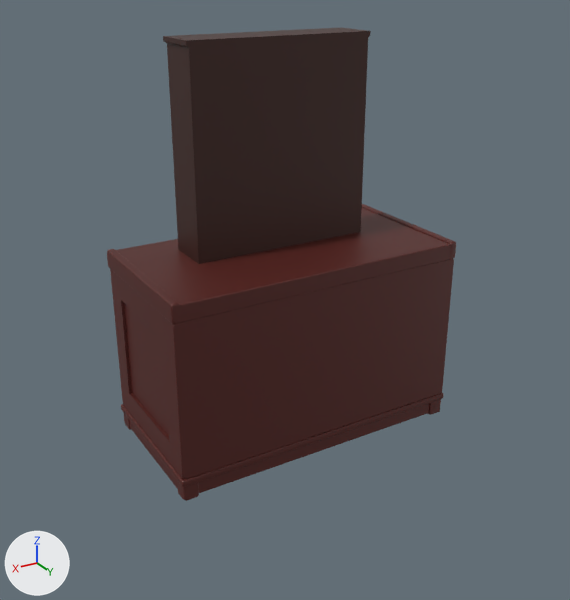
An edit to the Blender file training_guidance/Stage_I/sampling_stage/modelling/scene.blend, drawn before and after from the same camera.
Both versions are drawn from a 50 mm lens placed at (173.0, 289.0, 208.0), pointed at (6.0, 11.0, 69.0). Arrows for +X, +Y and +Z are at lower left; the lights stay in place. The picture after the commit comes second.

The older version as bpy lines, for what is in view:
```python
me_box_041 = bpy.data.meshes.new('Box.041')
me_box_041.from_pydata(...)  # 410 vertices, 380 faces; spans x -19.2..19.2, y -24.0..24.0, z -42.5..42.5
me_box_041.materials.append(mat_diffuse_chair)  # brown #6e2a18
me_cube_003 = bpy.data.meshes.new('Cube.003')
me_cube_003.from_pydata(...)  # 120 vertices, 110 faces; spans x -40.4..40.4, y -25.1..25.1, z -22.5..22.5
me_cube_003.materials.append(mat_diffuse_table)  # brown #5b1c02
me_cube_120 = bpy.data.meshes.new('Cube.120')
me_cube_120.from_pydata(...)  # 2991 vertices, 2855 faces; spans x -70.8..70.8, y -37.7..37.7, z -45.0..45.0
me_cube_120.materials.append(mat_diffuse_cabinet)  # dark red #541f19
ob_source_cabinet = bpy.data.objects.new('source_cabinet', me_cube_120)
ob_source_cabinet.location = (0.0, -1.4, 44.9)
ob_source_chair = bpy.data.objects.new('source_chair', me_box_041)
ob_source_chair.location = (-0.1, 2.7, 42.4)
ob_source_table = bpy.data.objects.new('source_table', me_cube_003)
ob_source_table.location = (0.0, 0.0, 22.5)
# also in view: 'source_shelf' at (0.0, -11.0, 90.0)
```
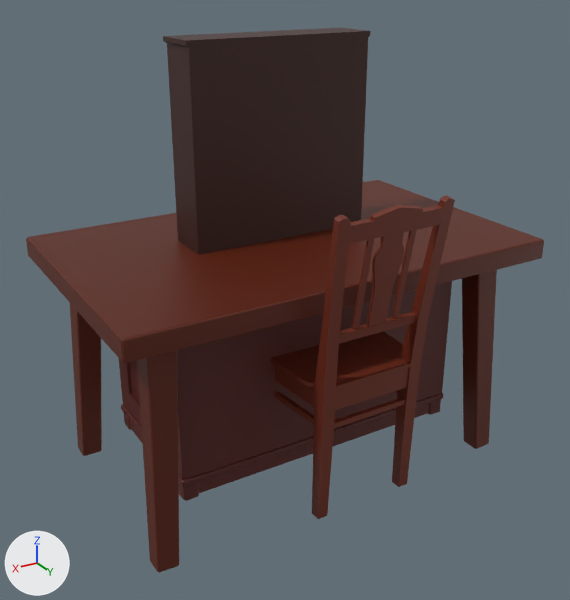
Changed parts and their boxes [x1, y1, x2, y2] in the pictures (570 x 600 px):
'source_table', reshaped, moved (not visible before)
    after: [26, 180, 544, 572]
'source_chair', moved, rescaled (not visible before)
    after: [270, 195, 455, 519]
'source_cabinet', unchanged, covered by the edit
    before: [107, 204, 456, 501]
    after: [119, 281, 452, 501]

The change, as a diff of the scene's bpy script:
```diff
--- a/training_guidance/Stage_I/sampling_stage/modelling/scene.blend.py
+++ b/training_guidance/Stage_I/sampling_stage/modelling/scene.blend.py
@@ me_box_041 @@
 # used by ob_source_chair; location = (-0.1, 2.7, 42.4)
-me_box_041.from_pydata(...)  # 410 vertices, 380 faces; spans x -19.2..19.2, y -24.0..24.0, z -42.5..42.5
+me_box_041.from_pydata(...)  # 410 vertices, 380 faces; spans x -30.5..30.5, y -38.2..38.2, z -67.6..67.6
+# me_box_041 part 1: the whole mesh is scaled about its middle by 1.59
 me_box_041.materials.append(mat_diffuse_chair)
@@ me_cube_003 @@
 # used by ob_source_table; location = (0.0, 0.0, 22.5)
-me_cube_003.from_pydata(...)  # 120 vertices, 110 faces; spans x -40.4..40.4, y -25.1..25.1, z -22.5..22.5
+me_cube_003.from_pydata(...)  # 120 vertices, 110 faces; spans x -99.1..99.1, y -61.7..61.7, z -55.2..55.2
+# me_cube_003 part 2: the whole mesh is multiplied about its middle by the matrix ((2.453, 0.0, 0.0), (0.0, 2.453, 0.0), (0.0, 0.0, 2.453))
 me_cube_003.materials.append(mat_diffuse_table)
@@ ob_source_chair @@
 ob_source_chair = bpy.data.objects.new('source_chair', me_box_041)
-ob_source_chair.location = (-0.1, 2.7, 42.4)
+ob_source_chair.location = (-0.1, 41.5, 60.8)
@@ ob_source_table @@
 ob_source_table = bpy.data.objects.new('source_table', me_cube_003)
-ob_source_table.location = (0.0, 0.0, 22.5)
+ob_source_table.location = (0.0, 0.0, 38.4)
```
